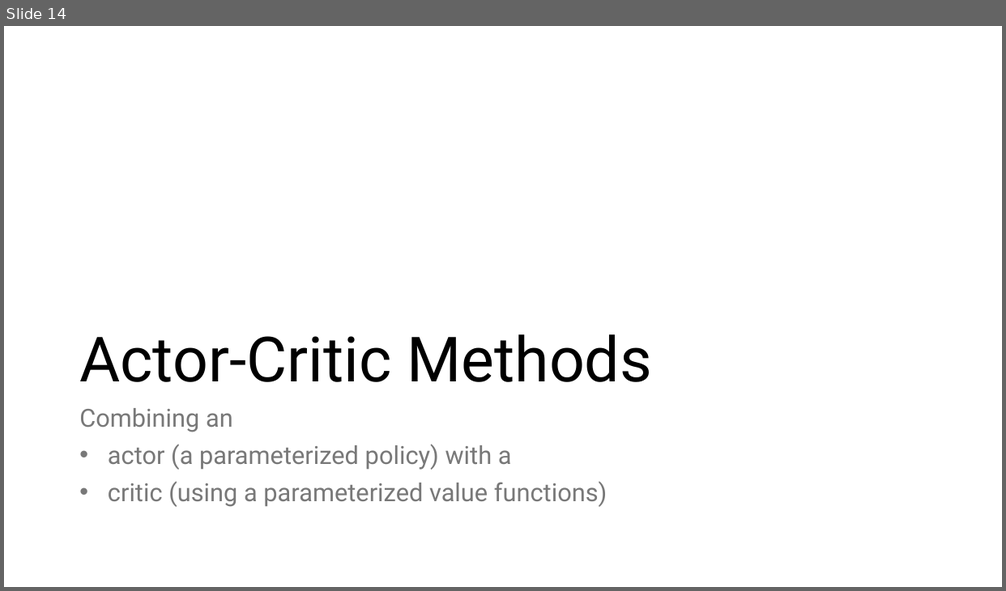
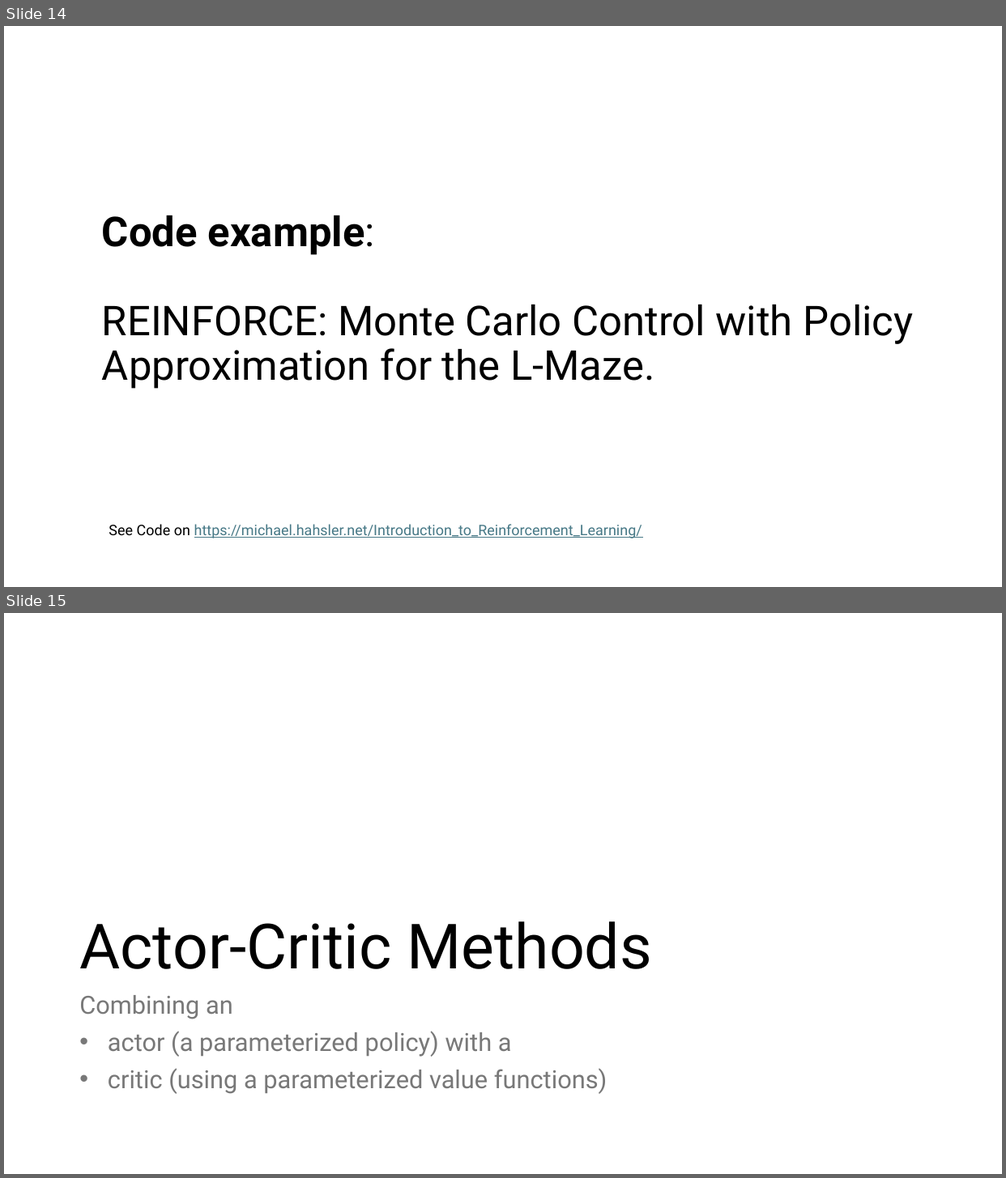
Before and after one commit to mhahsler/Introduction_to_Reinforcement_Learning, a slide deck: slides/Lecture_Chapter13.pptx. Shown one above the other, each under a label of ours: slide 14 before the commit, slides 14 and 15 after it. The pictures are 1006x591 and 1006x1178 pixels, drawn with LibreOffice and Linux fonts; fonts in the diff are those of the drawing. Boxes give left, top, right and bottom in pixels: in the first picture for what was removed or moved away, otherwise in the second. Text is boxed around its words. In the diff, an @@ line names an element or a change of style, - is before the commit and + after.

Commit message:
added code slides.

```diff
--- a/slides/Lecture_Chapter13.pptx
+++ b/slides/Lecture_Chapter13.pptx
@@ slide 14 added at (4,26,1002,587), background #FFFFFF @@
@@ title added at (102,216,913,389), 39.6 pt, text #000000 @@
+Code example:
+REINFORCE: Monte Carlo Control with Policy Approximation for the L-Maze.
@@ text added at (108,524,642,539), 14 pt, text #467886, underline @@
+See Code on https://michael.hahsler.net/Introduction_to_Reinforcement_Learning/
@@ what was slide 14 is now slide 15 @@
```
Also in this commit, not shown: 1 other slide added.
